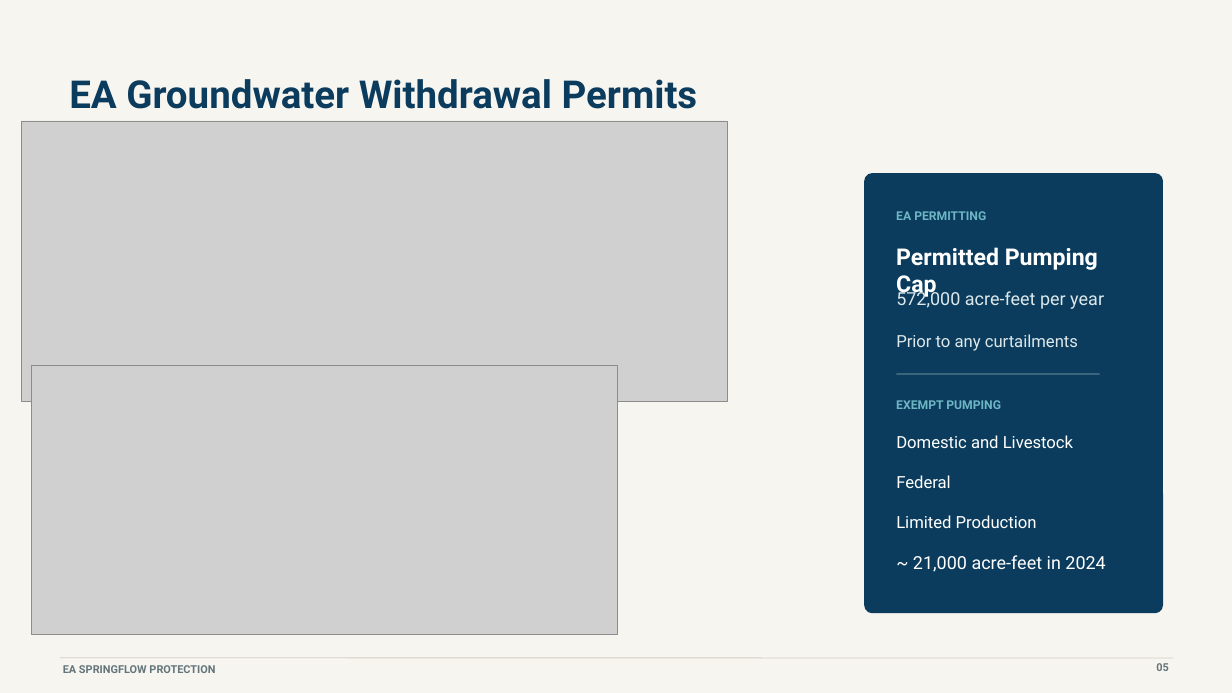
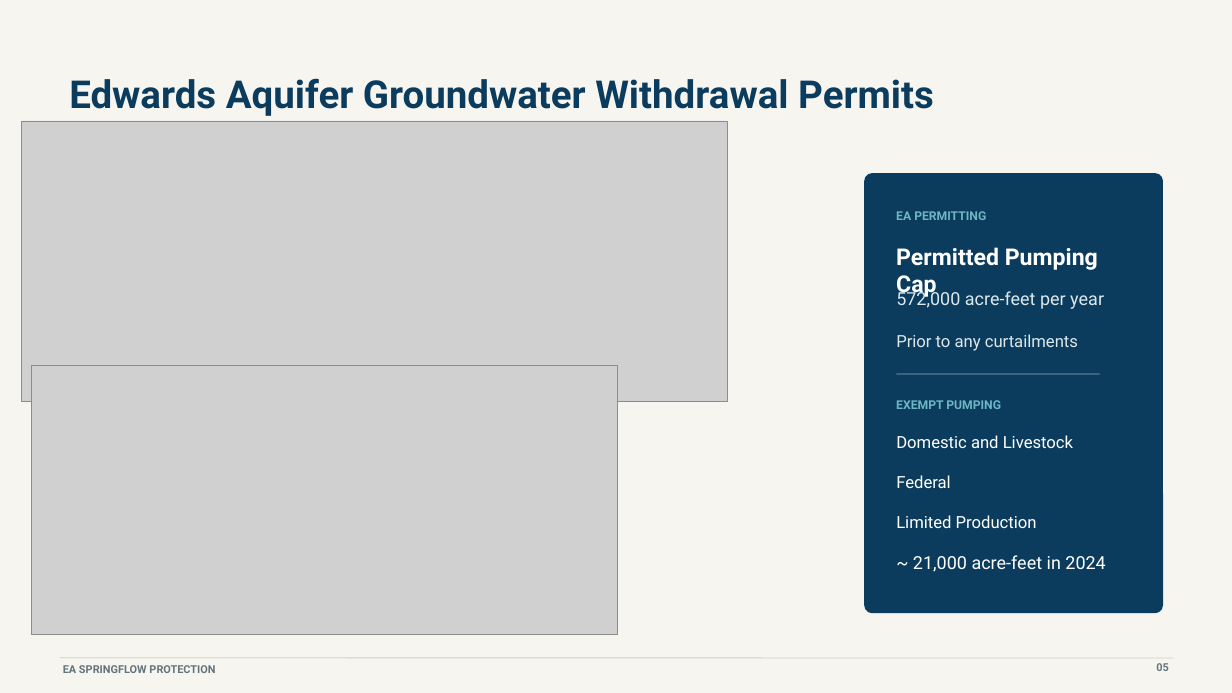
Before and after one commit to cfurl/EAHCP-Fall-2026-Sci-Comm, a slide deck: slide 6 of EAHCP_Springflow_Protection_Furl_7.21.26.pptx (slide 5 before the commit). Drawn at 1232x693 pixels with LibreOffice and Linux fonts; fonts in the diff are those of the drawing; grey boxes stand for pictures. Boxes give left, top, right and bottom in pixels: in the first picture for what was removed or moved away, otherwise in the second. Text is boxed around its words. In the diff, an @@ line names an element or a change of style, - is before the commit and + after.

```diff
--- a/EAHCP_Springflow_Protection_Furl_7.21.26.pptx
+++ b/EAHCP_Springflow_Protection_Furl_7.21.26.pptx
@@ text at <box>69,78,934,116</box>: text changed @@
-EA Groundwater Withdrawal Permits
+Edwards Aquifer Groundwater Withdrawal Permits
```
Also in this commit, not shown: 7 other slides changed, 3 slides added, 2 slides removed, 1 other file.
